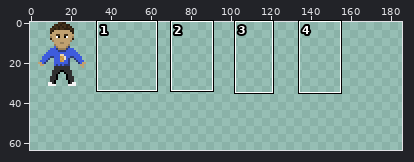
File history of a sprite sheet, tex/player.png. Above: a wide view before the commit, with the close-up outlined.
Close-up. First the earlier version:
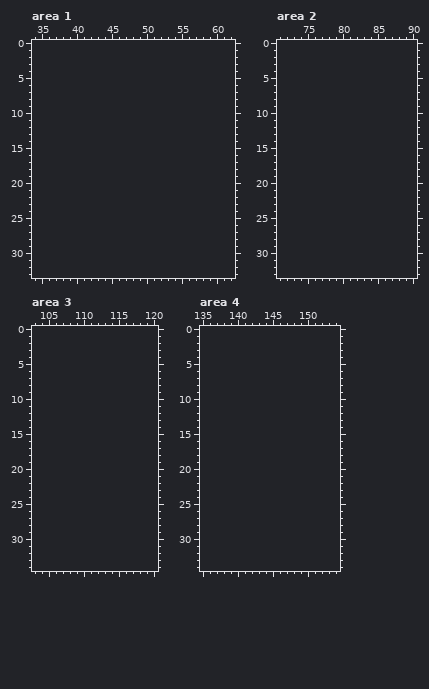
The file is 32x32 pixels. Colours within 5 levels of each other are drawn and written as one. Shown: area 1: x 34..62, y 0..33; area 2: x 71..90, y 0..33; area 3: x 103..120, y 0..34; area 4: x 135..154, y 0..34. The old version is drawn lined up with the new one, on the new canvas. The wide view leaves out empty margins. The commit also changed other parts of the picture, which this record leaves out.
The result:
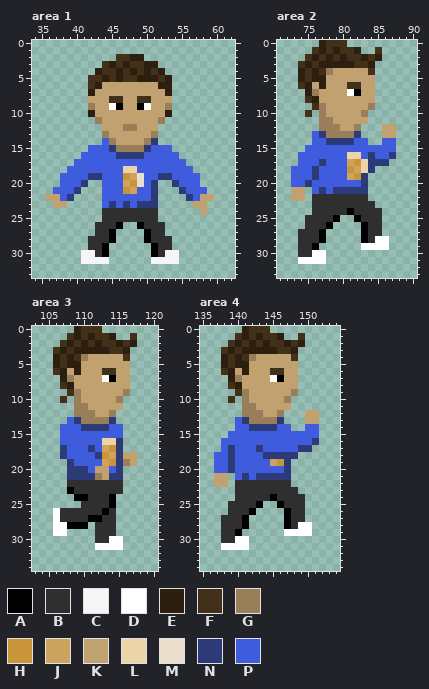
Palette (. is transparent): A #000000  B #2f2f2f  C #f6f6f6  D #ffffff  E #2c1f10  F #433019  G #987f59  H #c9953a  J #cda45d  K #c1a170  L #ecd4a8  M #eadfcc  N #2c3b78  P #3e5cdd
From old to new:
canvas 32x32 -> 320x64
Changed rows in their new state; - is an unchanged pixel.
Area 1:
first column x 36:
 2 ----------FFEE----------
 3 --------FEFEFFEE--------
 4 -------EFFEFEFEFE-------
 5 ------FFEFEFFEEEFE------
 6 ------FEKKKKKKKKEE------
 7 ------EKKKKKKKKKKE------
 8 ------KKKFFKKFFKKK------
 9 ------GKKDAKKADKKG------
10 ------EKKKKKKKKKKE------
11 -------GKKKKKKKKG-------
12 --------KKKGGKKK--------
13 --------GKKKKKKG--------
14 --------PGKKKKGN--------
15 ------PPPNGGGGNPPP------
16 -----PPPPPNNNNPPPPP-----
17 ----PPPPPPPPPPPPPPPP----
18 ---PPPPPPPPLLPPPPPPPP---
19 --PPPPNNPPPHJMPPNNPPPP--
20 --PPPN--PPPJHMPN--NPPP--
21 -PPPN---PPPHJPPN---NPPP-
22 KKPN----PPPPPPPN----NPKK
23 -KK-----PNPNPNNN-----KK-
24 --------BBBBBBBB------K-
25 --------BBBBBBBB--------
26 -------BBBA--ABBB-------
27 -------BBA----ABB-------
28 ------BBBA----ABBB------
29 ------BBA------ABB------
30 -----CCBA------ABCC-----
31 -----CCCC------CCCC-----
Area 2:
first column x 73:
 0 ----EFFF-------
 1 ---FEFEFFE--F--
 2 --FEFEFEFFEFE--
 3 -FEFEEEEEFFE---
 4 -EFEFGKKKKKF---
 5 -EFEEKKKKKKK---
 6 -FEKEKKKFFKK---
 7 --EGKKKKDAKK---
 8 --FEKKKKKKKK---
 9 ---FGKKKKKKG---
10 --F-GKKKKKG----
11 ----GGKKKKK----
12 ----GGGKKG---KK
13 ---PNGGGGN---KK
14 ---PPNNNNPP--PP
15 --PPPPPPPPPPPPP
16 -PPPPPPPLLPNPPN
17 -PPPNPPPJHLNNN-
18 PPPNPPPPHJLN---
19 PPPNPPPPJHN----
20 PPNPPPPPPPN----
21 KK-PNPNNNNN----
22 KK-BBBBBBBB----
23 ---BBBBBBBBB---
24 ---BBBBBABBBB--
25 --BBBBA--ABBB--
26 --BBBA----ABB--
27 -BBBA-----ABB--
28 -BBBA-----ABDD-
29 -BBA------DDDD-
30 -BBDD----------
31 -DDDD----------
Area 3:
first column x 106:
 0 ---EFFF-----
 1 --FEFEFFE--F
 2 -FEFEFEFFEFE
 3 FEFEEEEEFFE-
 4 EFEFGKKKKKF-
 5 EFEEKKKKKKK-
 6 FEKEKKKFFKK-
 7 -EGKKKKDAKK-
 8 -FEKKKKKKKK-
 9 --FGKKKKKKG-
10 -F-GKKKKKG--
11 ---GGKKKKK--
12 ---GGGKKG---
13 --PNGGGGN---
14 -PPPNNNNPP--
15 -PPPPPPPPP--
16 -PPPPPPLLN--
17 -NPPPNPJHN--
18 -NPPPPNHJNKK
19 --NPPPPJHNGK
20 --NNNPKKPN--
21 --NNNNGKNN--
22 --BBBBBBBB--
23 --ABBBBBBB--
24 ---AABBBA---
25 ----BBBBA---
26 DBBBBBBAB---
27 DBBBBAABB---
28 DDAAA-BBB---
29 DD----BBB---
30 ------BBDD--
31 ------DDDD--
Area 4:
first column x 137:
 0 ----EFFF-------
 1 ---FEFEFFE--F--
 2 --FEFEFEFFEFE--
 3 -FEFEEEEEFFE---
 4 -EFEFGKKKKKF---
 5 -EFEEKKKKKKK---
 6 -FEKEKKKFFKK---
 7 --EGKKKKDAKK---
 8 --FEKKKKKKKK---
 9 ---FGKKKKKKG---
10 --F-GKKKKKG----
11 ----GGKKKKK----
12 ----GGGKKG---KK
13 ---PNGGGGN---KK
14 ---PPNNNNPP--PP
15 --PPPPPPPPPPPPP
16 -PPPPPPPPPPPPPN
17 -PNPPPNPPPPPNN-
18 PPNPPPPNNNNN---
19 PPNPPPPPJHN----
20 PPNPPPPPPPN----
21 KK-PNPNNNNN----
22 KK-BBBBBBBB----
23 ---BBBBBBBBB---
24 ---BBBBBABBBB--
25 --BBBBA--ABBB--
26 --BBBA----ABB--
27 -BBBA-----ABB--
28 -BBBA-----ABDD-
29 -BBA------DDDD-
30 -BBDD----------
31 -DDDD----------
Boxes around the changes in both close-ups, in picture pixels (x1, y1, x2, y2):
added: (46, 54, 214, 264)
added: (291, 40, 396, 264)
added: (53, 326, 137, 550)
added: (214, 326, 319, 550)
